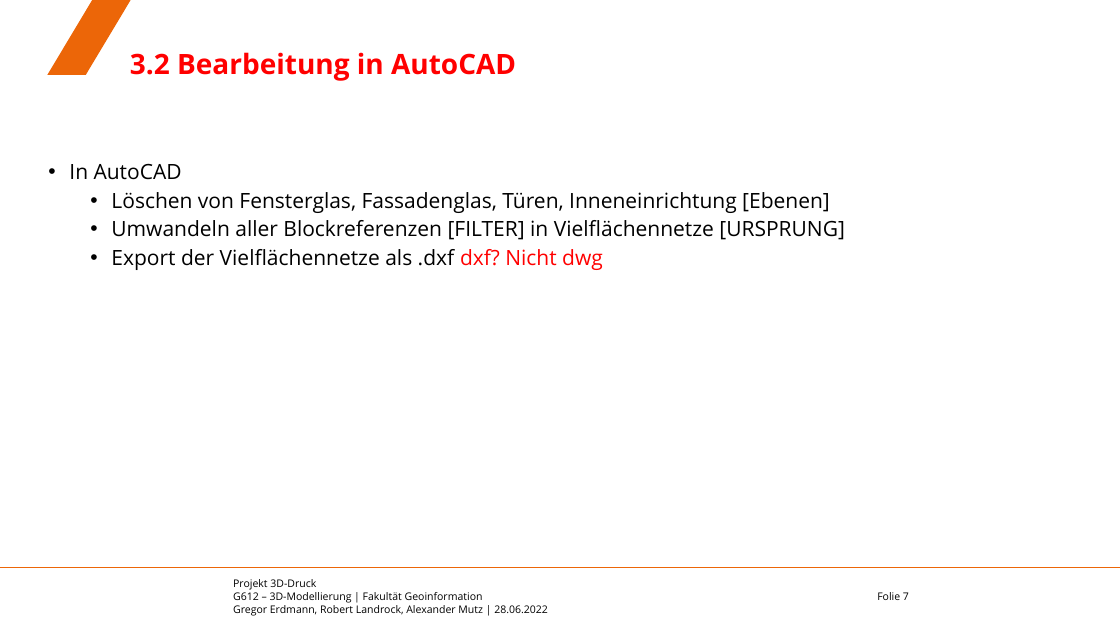
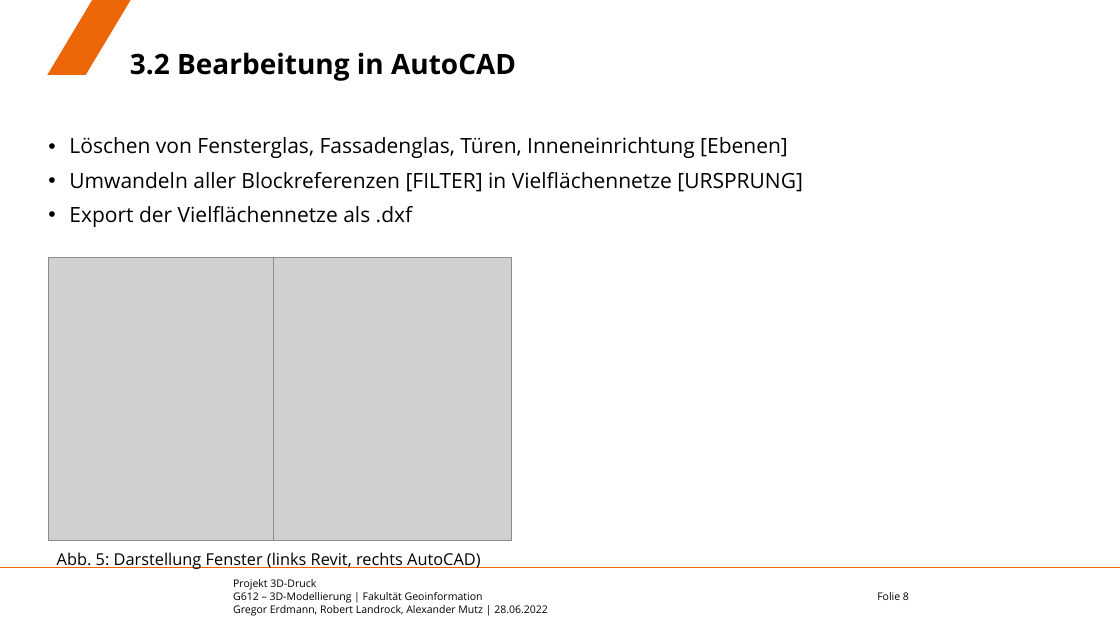
Before and after one commit to eamutz/LGS_print, a slide deck: slide 8 of Endvortrag.pptx (slide 7 before the commit). Drawn at 1120x630 pixels with LibreOffice and Linux fonts; fonts in the diff are those of the drawing; grey boxes stand for pictures; background and template pictures are left out. Boxes give left, top, right and bottom in pixels: in the first picture for what was removed or moved away, otherwise in the second. Text is boxed around its words. In the diff, an @@ line names an element or a change of style, - is before the commit and + after.

```diff
--- a/Endvortrag.pptx
+++ b/Endvortrag.pptx
@@ title "3.2 Bearbeitung in AutoCAD" at box(130, 52, 516, 81): text colour #FF0000 to #000000 @@
@@ text "Löschen von Fensterglas, Fassadenglas, Türen, ...": place and size @@
-text "Löschen von Fensterglas, Fassadenglas, Türen, ..." at box(69, 163, 845, 270)
+text "Löschen von Fensterglas, Fassadenglas, Türen, ..." at box(69, 137, 803, 227)
@@ text at box(69, 137, 803, 192): list level 2 to 1 in "Löschen von Fensterglas, Fassadenglas, Türen, ..."; list level 2 to 1 in "Umwandeln aller Blockreferenzen [FILTER] in ..." @@
@@ text at box(69, 163, 182, 180): paragraph removed @@
-• In AutoCAD
@@ text at box(69, 206, 413, 227): text changed @@
-  • Export der Vielflächennetze als .dxf dxf? Nicht dwg
+• Export der Vielflächennetze als .dxf
@@ picture added at box(49, 258, 274, 541) @@
@@ picture added at box(274, 258, 512, 541) @@
@@ text added at box(57, 552, 480, 569), 14 pt, text #000000 @@
+Abb. 5: Darstellung Fenster (links Revit, rechts AutoCAD)
@@ page number at box(877, 592, 909, 600): text changed @@
-Folie 7
+Folie 8
```
Also in this commit, not shown: 7 other slides changed, 9 slides added, 2 slides removed.
